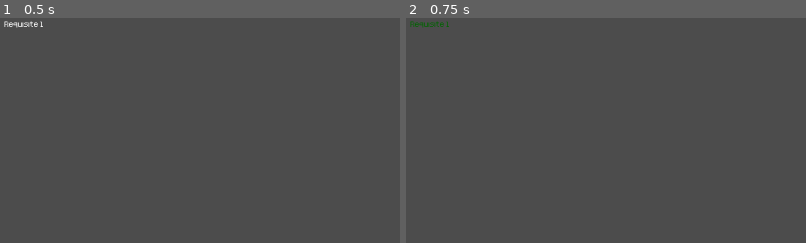
Above: before the commit, frames 1-2 (left to right).
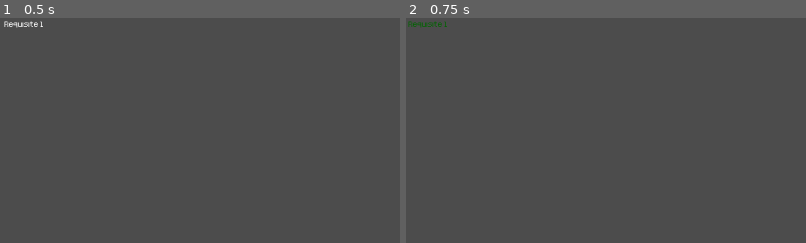
Above: after the commit, the same moments.

Repository: Clovisindo/CV-Please
Game: Godot game, scene res://scenes/game/items/job_offer/job_requisite.tscn
Same seed, same stepped clock (60 frames per second), same inputs: the game is played once before the commit and once after it. This scene is started directly instead of the project's main scene. The engine's default icon, where the game draws it, is replaced by a stand-in: a white triangle on a blue panel in a dark square.
Inputs (mouse positions are % of the whole screen's width and height, from its top left):
- Up to frame 1 (0.5 s): no input
- Up to frame 2 (0.75 s): tap Enter at 0.5 s; move the mouse to (14, 2) at 0.52 s; click (14, 2) at 0.67 s
The pictures show only the part of the screen within x 0-50%, y 0-50%; the shares and areas given below are measured in that part.

Frame 1 is identical in both runs. In frame 2, 0.1% of the frame differs, in the area x 0-11%, y 1-4%.

Commit message:
pulimiento modo respuestas cruzadas
Controlamos viejos controles que eran visibles mientras estaban desactivados.
Controlamos deshabilitar el boton que activa el modo cruzado, en los distintos procesos que tardan un tiempo en suceder segun animaciones del juego.
Correcion bug no funciona animacion hovered en paneles job requisite.

Diff:
--- a/scenes/game/items/company_computer/states/state_company_computer_active.gd
+++ b/scenes/game/items/company_computer/states/state_company_computer_active.gd
@@ -12,6 +12,7 @@
 
 
 func enter():
+	get_parent().get_parent().visible = true
 	get_parent().get_parent().disabled = false
 
 
--- a/scenes/game/items/company_computer/states/state_company_computer_idle.gd
+++ b/scenes/game/items/company_computer/states/state_company_computer_idle.gd
@@ -4,6 +4,7 @@
 
 
 func enter():
+	get_parent().get_parent().visible = false
 	get_parent().get_parent().disabled = true
 
 
--- a/scenes/game/items/computer/states/state_computer_active.gd
+++ b/scenes/game/items/computer/states/state_computer_active.gd
@@ -12,6 +12,7 @@
 
 
 func enter():
+	get_parent().get_parent().visible = true
 	get_parent().get_parent().disabled = false
 
 
--- a/scenes/game/items/computer/states/state_computer_idle.gd
+++ b/scenes/game/items/computer/states/state_computer_idle.gd
@@ -4,6 +4,7 @@
 
 
 func enter():
+	get_parent().get_parent().visible = false
 	get_parent().get_parent().disabled = true
 
 
--- a/scenes/game/items/job_offer/job_requisite.gd
+++ b/scenes/game/items/job_offer/job_requisite.gd
@@ -154,7 +154,7 @@
 func _process(delta):
 	_set_size_by_text()
 	if (
-		(current_status == JobOfferStatus.IDLE && current_status == JobOfferStatus.CROSS_IDLE)
+		(current_status == JobOfferStatus.IDLE || current_status == JobOfferStatus.CROSS_IDLE)
 		&& is_hovered
 	):
 		if rect_position.x <= x_limit || rect_position.x >= 1:
--- a/scenes/main/game_manager.gd
+++ b/scenes/main/game_manager.gd
@@ -137,6 +137,7 @@
 
 
 func execute_cross_question():
+	$MainScene/ApplicantCrossMode.on_disable_button_cross_mode()
 	# mirar si tenemos una de requisitos y otra de skills en cross_in_progress , arrancamos la pregunta
 	#deshabilitamos todos los demas de ese grupo, solo se puede elegir en modo cross una
 	var cross_requisite = applicant_list[current_applicant_index].get_job_offer().get_cross_requisite()
@@ -178,6 +179,7 @@
 			applicant_list[current_applicant_index].add_turn_count(TURN_VALUE_SKILL)  #castigamos solo con un turno
 		applicant_list[current_applicant_index].get_job_offer().previous_state_skills()
 		applicant_list[current_applicant_index].get_cv().previous_state_skills()
+		$MainScene/ApplicantCrossMode.on_disable_button_cross_mode()
 
 
 func _on_player_dialog_finished(applicant_name, applicant_message, type_dialog_box):
@@ -192,6 +194,7 @@
 	else:
 		applicant_list[current_applicant_index].get_cv().enable_skills()
 		applicant_list[current_applicant_index].get_job_offer().enable_requisites()
+		$MainScene/ApplicantCrossMode.on_enable_button_cross_mode()
 
 
 func _on_interaction_started(applicant):
@@ -218,6 +221,7 @@
 	# No pasamos parametro por que la actual se va a otro estando distinto por el input
 	applicant_list[current_applicant_index].get_cv().disable_skills()
 	applicant_list[current_applicant_index].get_job_offer().disable_requisites()
+	$MainScene/ApplicantCrossMode.on_disable_button_cross_mode()
 	applicant_list[current_applicant_index].add_turn_count(TURN_VALUE_SKILL)
 	current_interaction_dialog.add_interaction_line(
 		QuestionAnswer.new(skill.skill_question, skill.skill_answer)
@@ -234,6 +238,7 @@
 func _on_job_requisite_selected(job_requisite: JobRequisite):
 	applicant_list[current_applicant_index].get_job_offer().disable_requisites()
 	applicant_list[current_applicant_index].get_cv().disable_skills()
+	$MainScene/ApplicantCrossMode.on_disable_button_cross_mode()
 	applicant_list[current_applicant_index].add_turn_count(TURN_VALUE_REQUISITE)
 	current_interaction_dialog.add_interaction_line(
 		QuestionAnswer.new(job_requisite.requisite_question, job_requisite.requisite_answer)
